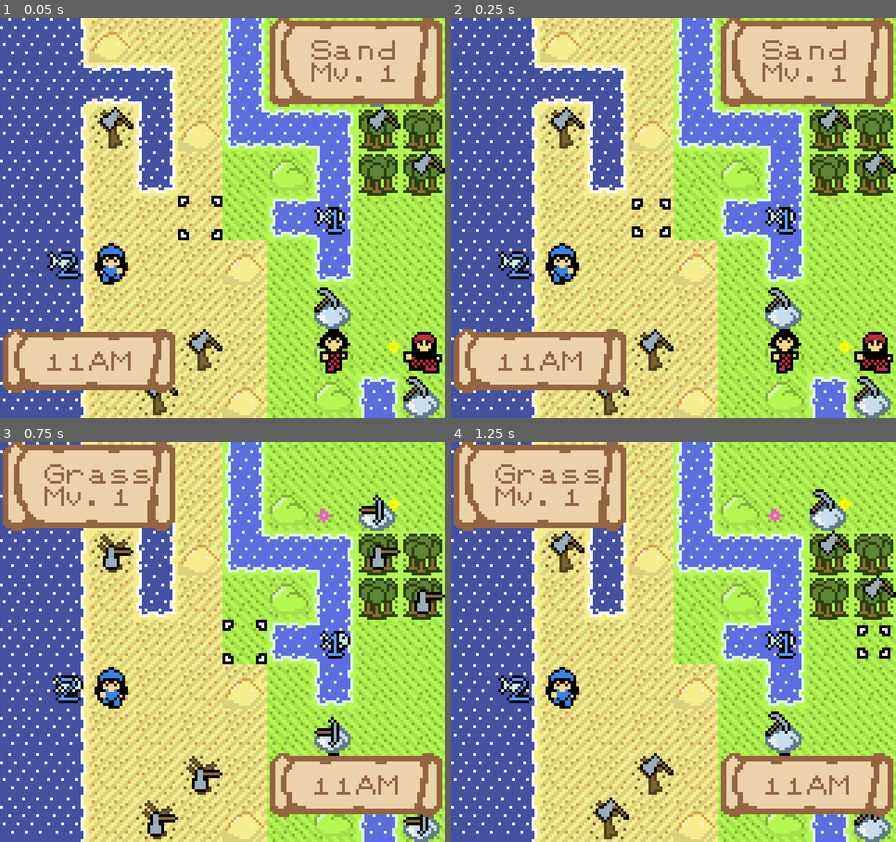
Above: before the commit, frames 1-4 (two rows, left to right).
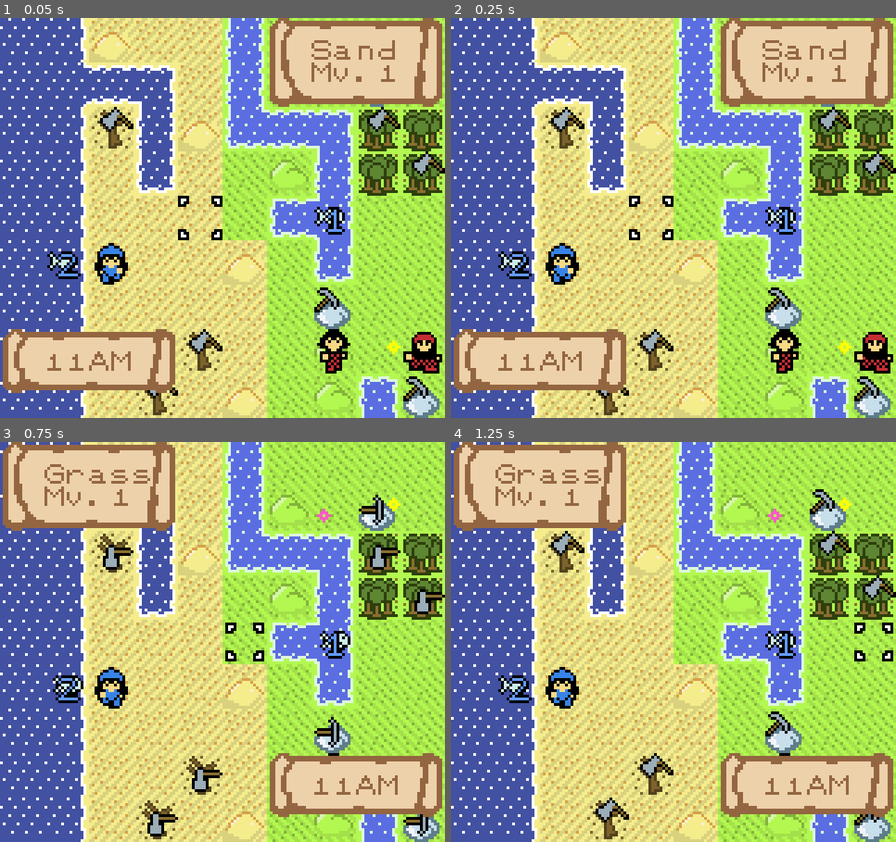
Above: after the commit, the same moments.

Repository: SummonerL/GuildBuilders
Game: Godot game, scene res://Scenes/Overworld/Overworld_Scene.tscn
The game is run twice, just before and just after one commit, with the same random seed, the same clock (stepped at 60 frames per second) and the same inputs. Sound files missing from this copy of the repository are replaced by a short silence.
Inputs:
- Up to frame 1 (0.05 s): no input
- Up to frame 2 (0.25 s): no input
- Up to frame 3 (0.75 s): tap Enter (ui_accept) at 0.5 s; hold Right (ui_right) from 0.53 s (still down); hold Enter (ui_accept) from 0.53 s (still down)
- Up to frame 4 (1.25 s): keep holding Right (ui_right); keep holding Enter (ui_accept)

Frame 1 is identical in both runs. In frame 2, 0.3% of the frame differs, in the area x 40-50%, y 44-56%; in frame 3, 0.3%; in frame 4, 0.3%.

Commit message:
animate xp gained

Diff:
--- a/Autoload/Actions.gd
+++ b/Autoload/Actions.gd
@@ -16,6 +16,25 @@
 # have our map_actions layer, for determining more details about the tile
 onready var map_actions = get_tree().get_nodes_in_group(constants.MAP_ACTIONS_GROUP)[0]
 
+# our action screen (we can instance this when a unit does an action)
+onready var action_screen_scn = preload("res://Entities/HUD/Action_Window.tscn")
+var action_screen_node
+
+# 3 seconds to receive the skill reward
+const SKILL_WAIT_TIME = 3
+
+# keep track of the unit that is currently acting
+var active_unit
+
+# keep track of the camera
+var camera
+
+# timer constants
+const WAIT_FOR_REWARD_SCREEN = 2
+
+# text related to the various actions
+const FISHING_TEXT = " started fishing..."
+
 enum COMPLETE_ACTION_LIST {
 	MOVE,
 	FISH,
@@ -33,12 +52,14 @@
 ]
 
 func do_action(action, unit):
+	active_unit = unit
+
 	match (action):
 		COMPLETE_ACTION_LIST.MOVE:
 			# let the unit handle this action
 			unit.do_action(action)
 		COMPLETE_ACTION_LIST.FISH:
-			initiate_fish_action(unit)
+			initiate_fish_action()
 		COMPLETE_ACTION_LIST.MINE:
 			pass
 		COMPLETE_ACTION_LIST.CHOP:
@@ -47,10 +68,59 @@
 			# let the unit handle this action
 			unit.do_action(action)
 
-func initiate_fish_action(unit):
+# a function used for showing the action window, reward, and experience gained
+func show_action_window(skill, reward):
+	# create a new action window
+	action_screen_node = action_screen_scn.instance()
+
+	# add as a child of the camera
+	camera = get_tree().get_nodes_in_group("Camera")[0]
+	camera.add_child(action_screen_node)
+
+	# set the action screen skill
+	action_screen_node.set_skill(constants.FISHING)
+
+	# show the item being received, after 3 seconds
+	var timer = Timer.new()
+	timer.wait_time = SKILL_WAIT_TIME
+	timer.connect("timeout", self, "set_item_reward", [reward, timer])
+	add_child(timer)
+	timer.start()
+
+	# give the item to the unit
+
+	# give the xp to the unit
+	var level_before = active_unit.skill_levels[skill]
+	var xp_before = active_unit.skill_xp[skill]
+	var xp_to_gain = reward.xp
+	active_unit.gain_xp(xp_to_gain, skill)
+	var xp_after = active_unit.skill_xp[skill]
+
+	# and then, show the experience gained
+	var timer_xp = Timer.new()
+	timer_xp.wait_time = SKILL_WAIT_TIME + 1
+	timer_xp.connect("timeout", self, "show_xp_reward", [reward, skill, level_before, xp_after, xp_before, timer_xp])
+	add_child(timer_xp)
+	timer_xp.start()
+
+func show_xp_reward(reward, skill, level_before, xp_after, xp_before, timer = null):
+	if (timer):
+		timer.stop()
+		remove_child(timer)
+
+	action_screen_node.show_xp_reward(active_unit, reward, skill, level_before, xp_after, xp_before)
+
+func set_item_reward(reward, timer = null):
+	if (timer):
+		timer.stop()
+		remove_child(timer)
+
+	action_screen_node.receive_item(reward)
+
+func initiate_fish_action():
 	# first, determine if the unit has a fishing rod
 	var rod = null
-	for item in unit.current_items:
+	for item in active_unit.current_items:
 		if (item.type == global_items_list.ITEM_TYPES.ROD):
 			rod = item
 
@@ -74,6 +144,20 @@
 		if (spot == null):
 			spot = map_actions.get_action_at_coordinates(Vector2(player.curs_pos_x - 1, player.curs_pos_y))
 
-		print(spot)
+		# get a list of fish that can be found at this spot
+		var available_fish = map_actions.get_items_at_spot(spot)
+
+		if (available_fish.size() == 0):
+			player.hud.typeTextWithBuffer(active_unit.NO_MORE_FISH_TEXT)
+		else:
+			# get a random fish from the list
+			available_fish.shuffle()
+			var received_fish = available_fish[0]
+
+			# start fishing
+			player.hud.typeTextWithBuffer(active_unit.unit_name + FISHING_TEXT, true)
+
+			show_action_window(constants.FISHING, received_fish)
+
 	else:
-		player.hud.typeTextWithBuffer(unit.CANT_FISH_WITHOUT_ROD)
+		player.hud.typeTextWithBuffer(active_unit.CANT_FISH_WITHOUT_ROD_TEXT)
--- a/Autoload/Game_Constants.gd
+++ b/Autoload/Game_Constants.gd
@@ -112,3 +112,8 @@
 const FISHING = 'fishing'
 const MINING = 'mining'
 const WOODCUTTING = 'woodcutting'
+
+# skill pretty names
+const FISHING_PRETTY = 'Fishing'
+const MINING_PRETTY = 'Mining'
+const WOODCUTTING_PRETTY = 'Woodcutting'
--- a/Autoload/Items.gd
+++ b/Autoload/Items.gd
@@ -4,13 +4,25 @@
 # each item should consist of a name, description, type, and any other properties specific to the item type
 
 enum ITEM_TYPES {
-	ROD
+	ROD	,
+	FISH
 }
 
+# tools
 const item_softwood_rod = {
 	"name": "Softwood Rod",
 	"description": "A simple wooden fishing rod. Allows the unit to catch fish.",
 	"type": ITEM_TYPES.ROD
+}
+
+
+
+# fish
+const item_musclefish = {
+	"name": "Musclefish",
+	"description": "Eating this will allow the unit to carry an additional 3 items that day.",
+	"type": ITEM_TYPES.FISH,
+	"xp": 2 # xp upon receiving
 }
 
 # a helper function for adding items to a unit
--- /dev/null
+++ b/Entities/HUD/Action_Window.gd
@@ -0,0 +1,105 @@
+extends CanvasLayer
+
+# bring in our global constants
+onready var constants = get_node("/root/Game_Constants")
+
+# bring in the global player variables
+onready var player = get_node("/root/Player_Globals")
+
+# the letters and symbol scene
+onready var letters_symbols_obj = preload("res://Entities/HUD/Letters_Symbols/Letters_Symbols.tscn")
+var letters_symbols_node
+
+# the action window sprite
+onready var window_sprite = get_node("Action_Window_Sprite")
+
+# the skill icon sprites
+onready var mining_icon_sprite = get_node("Mining_Skill_Icon")
+onready var woodcutting_icon_sprite = get_node("Woodcutting_Skill_Icon")
+onready var fishing_icon_sprite = get_node("Fishing_Skill_Icon")
+
+# constants
+const GOT_TEXT = 'Got '
+const EXCLAMATION = '!'
+const NEXT_LEVEL_TEXT = "Nxt."
+const LVL_TEXT = "Lv."
+
+const XP_GAINED_SPEED = .1
+
+const WINDOW_WIDTH = 8
+const window_HEIGHT = 4
+
+var pos_x
+var pos_y
+
+func window_init():
+	# middle
+	pos_x = ((constants.DIA_TILES_PER_ROW * constants.DIA_TILE_WIDTH) / 2 ) - (WINDOW_WIDTH * constants.DIA_TILE_WIDTH)
+	pos_y = 4 * constants.DIA_TILE_WIDTH
+	window_sprite.position = Vector2(pos_x, pos_y)
+
+	letters_symbols_node = letters_symbols_obj.instance()
+	add_child(letters_symbols_node)
+
+	# set icon positions
+	mining_icon_sprite.position.x = pos_x + constants.DIA_TILE_WIDTH
+	mining_icon_sprite.position.y = pos_y + constants.DIA_TILE_HEIGHT
+
+	woodcutting_icon_sprite.position.x = pos_x + constants.DIA_TILE_WIDTH
+	woodcutting_icon_sprite.position.y = pos_y + constants.DIA_TILE_HEIGHT
+
+	fishing_icon_sprite.position.x = pos_x + constants.DIA_TILE_WIDTH
+	fishing_icon_sprite.position.y = pos_y + constants.DIA_TILE_HEIGHT
+
+# useful functioning for quickly calculating the next level experience percentage
+func calculate_next_level_percent(xp, level_before, skill):
+	return stepify(xp / float(constants.experience_required[level_before]) * 100, 1)
+
+func set_skill(skill):
+	var pretty_name = ''
+	var window_end_x = pos_x + window_sprite.texture.get_width()
+
+	var window_start_y = window_sprite.position.y
+
+	match(skill):
+		constants.FISHING:
+			pretty_name = constants.FISHING_PRETTY
+
+			letters_symbols_node.print_immediately(pretty_name, Vector2(window_end_x / constants.DIA_TILE_WIDTH / 2 - (len(pretty_name) / 2),
+				(pos_y / constants.DIA_TILE_HEIGHT) + 1))
+
+			fishing_icon_sprite.visible = true
+
+func receive_item(item):
+	var receive_text = GOT_TEXT + item.name + EXCLAMATION
+	letters_symbols_node.print_immediately(receive_text, Vector2((pos_x / constants.DIA_TILE_WIDTH) + 1,
+		(pos_y / constants.DIA_TILE_HEIGHT) + 4))
+
+
+func show_xp_reward(unit, reward, skill, level_before, xp_after, xp_before):
+
+	var calc_next_lv_before = calculate_next_level_percent(xp_before, level_before, constants.FISHING)
+	var calc_next_lv_after = calculate_next_level_percent(xp_after, level_before, constants.FISHING)
+
+	var current_wait_time = XP_GAINED_SPEED
+	for percent in range(calc_next_lv_before, calc_next_lv_after):
+		var timer = Timer.new()
+		timer.wait_time = current_wait_time
+		timer.connect("timeout", self, "print_lvl_xp", [level_before, percent, timer])
+		add_child(timer)
+		timer.start()
+		current_wait_time += XP_GAINED_SPEED
+
+func print_lvl_xp(level, percent, timer = null):
+	print(percent)
+	if timer:
+		timer.stop()
+		remove_child(timer)
+
+	var lv_text = LVL_TEXT + String(level)
+	lv_text += "  " + NEXT_LEVEL_TEXT + String(percent) + "%"
+	letters_symbols_node.print_immediately(lv_text, Vector2((pos_x / constants.DIA_TILE_WIDTH) + 1,
+		(pos_y / constants.DIA_TILE_HEIGHT) + 6))
+
+func _ready():
+	window_init()
--- /dev/null
+++ b/Entities/HUD/Action_Window.tscn
@@ -0,0 +1,29 @@
+[gd_scene load_steps=6 format=2]
+
+[ext_resource path="res://Sprites/hud/hud_action_reward_screen.png" type="Texture" id=1]
+[ext_resource path="res://Entities/HUD/Action_Window.gd" type="Script" id=2]
+[ext_resource path="res://Sprites/Skills/mining_skill_icon.png" type="Texture" id=3]
+[ext_resource path="res://Sprites/Skills/woodcutting_skill_icon.png" type="Texture" id=4]
+[ext_resource path="res://Sprites/Skills/fishing_skill_icon.png" type="Texture" id=5]
+
+[node name="Action_Window" type="CanvasLayer"]
+script = ExtResource( 2 )
+
+[node name="Action_Window_Sprite" type="Sprite" parent="."]
+texture = ExtResource( 1 )
+centered = false
+
+[node name="Mining_Skill_Icon" type="Sprite" parent="."]
+visible = false
+texture = ExtResource( 3 )
+centered = false
+
+[node name="Woodcutting_Skill_Icon" type="Sprite" parent="."]
+visible = false
+texture = ExtResource( 4 )
+centered = false
+
+[node name="Fishing_Skill_Icon" type="Sprite" parent="."]
+visible = false
+texture = ExtResource( 5 )
+centered = false
--- a/Entities/Player/Cursor.tscn
+++ b/Entities/Player/Cursor.tscn
@@ -22,6 +22,7 @@
 position = Vector2( 8, 8 )
 frames = SubResource( 1 )
 animation = "New Anim"
+frame = 4
 speed_scale = 1.28
 playing = true
 
--- a/Entities/Player/Units/Angler_Female.gd
+++ b/Entities/Player/Units/Angler_Female.gd
@@ -3,7 +3,8 @@
 onready var ps = preload("res://Sprites/characters/angler_female_portrait1.png")
 
 # keep track of all the unique dialogue for this charater
-const CANT_FISH_WITHOUT_ROD = 'How could I forget my fishing equipment? I guess I\'ll have to come back later...'
+const CANT_FISH_WITHOUT_ROD_TEXT = 'How could I forget my fishing equipment? I guess I\'ll have to come back later...'
+const NO_MORE_FISH_TEXT = 'Even with my eyes, I\'m not seeing any more fish here.'
 
 func get_unit_move_sound():
 	return unit_move_sound
--- a/Entities/Player/Units/Angler_Male.gd
+++ b/Entities/Player/Units/Angler_Male.gd
@@ -3,7 +3,8 @@
 onready var ps = preload("res://Sprites/characters/angler_male_portrait1.png")
 
 # keep track of all the unique dialogue for this charater
-const CANT_FISH_WITHOUT_ROD = 'Oh no.. I don\'t have any fishing equipment. It looks like I can\'t do this right now...'
+const CANT_FISH_WITHOUT_ROD_TEXT = 'Oh no.. I don\'t have any fishing equipment. It looks like I can\'t do this right now...'
+const NO_MORE_FISH_TEXT = 'No more fish... There\'s never enough in the world.'
 
 func unit_init():
 	unit_pos_x = 11
--- a/Entities/Player/Units/Unit_Class.gd
+++ b/Entities/Player/Units/Unit_Class.gd
@@ -246,6 +246,14 @@
 
 	# determine the next player state
 	player.determine_next_state()
+
+# function for gaining xp in a specific skill
+func gain_xp(xp, skill):
+	skill_xp[skill] += xp
+
+	if (skill_xp[skill] >= constants.experience_required[skill_levels[skill]]): # leveled up
+		skill_xp[skill]
+		skill_levels[skill] += 1
 
 func enable_animate_movement_state(timer = null):
 	player.player_state = player.PLAYER_STATE.ANIMATING_MOVEMENT
--- a/Entities/Player/Units/Woodcutter_Female.gd
+++ b/Entities/Player/Units/Woodcutter_Female.gd
@@ -3,7 +3,8 @@
 onready var ps = preload("res://Sprites/characters/woodcutter_female_portrait.png")
 
 # keep track of all the unique dialogue for this charater
-const CANT_FISH_WITHOUT_ROD = 'I\'m ill-prepared for this. I should come back next time with some fishing equipment.'
+const CANT_FISH_WITHOUT_ROD_TEXT = 'I\'m ill-prepared for this. I should come back next time with some fishing equipment.'
+const NO_MORE_FISH_TEXT = 'There\'s no more fish here.... I should come back later.'
 
 func unit_init():
 	unit_pos_x = 7
--- a/Entities/Player/Units/Woodcutter_Male.gd
+++ b/Entities/Player/Units/Woodcutter_Male.gd
@@ -3,7 +3,8 @@
 onready var ps = preload("res://Sprites/characters/woodcutter_male_portrait1.png")
 
 # keep track of all the unique dialogue for this charater
-const CANT_FISH_WITHOUT_ROD = 'I don\'t know how I\'m going to be able to fish without any equipment...'
+const CANT_FISH_WITHOUT_ROD_TEXT = 'I don\'t know how I\'m going to be able to fish without any equipment...'
+const NO_MORE_FISH_TEXT = 'There\'s no more fish here. I guess I must have scared them away.'
 
 func unit_init():
 	unit_pos_x = 9
--- a/Scenes/Overworld/Action_Tracker.gd
+++ b/Scenes/Overworld/Action_Tracker.gd
@@ -3,9 +3,18 @@
 # bring in our global action list
 onready var global_action_list = get_node("/root/Actions")
 
+# bring in our items
+onready var global_items_list = get_node("/root/Items")
+
 const ACTIONS = {
 	0: 'FISH_SPOT_1',
 	1: 'FISH_SPOT_2',
+}
+
+# keep track of the kind of resources that can be gained on specific action spots
+onready var ITEMS_AT_SPOT = {
+	'FISH_SPOT_1': [global_items_list.item_musclefish],
+	'FISH_SPOT_2': []
 }
 
 func get_action_at_coordinates(vec2):
@@ -14,3 +23,6 @@
 		return ACTIONS[get_cellv(vec2)]
 	else:
 		return null
+
+func get_items_at_spot(spot):
+	return ITEMS_AT_SPOT[spot]
Binary file added: Sprites/hud/hud_action_reward_screen.png
Not shown, added: Sprites/hud/hud_action_reward_screen.png.import
